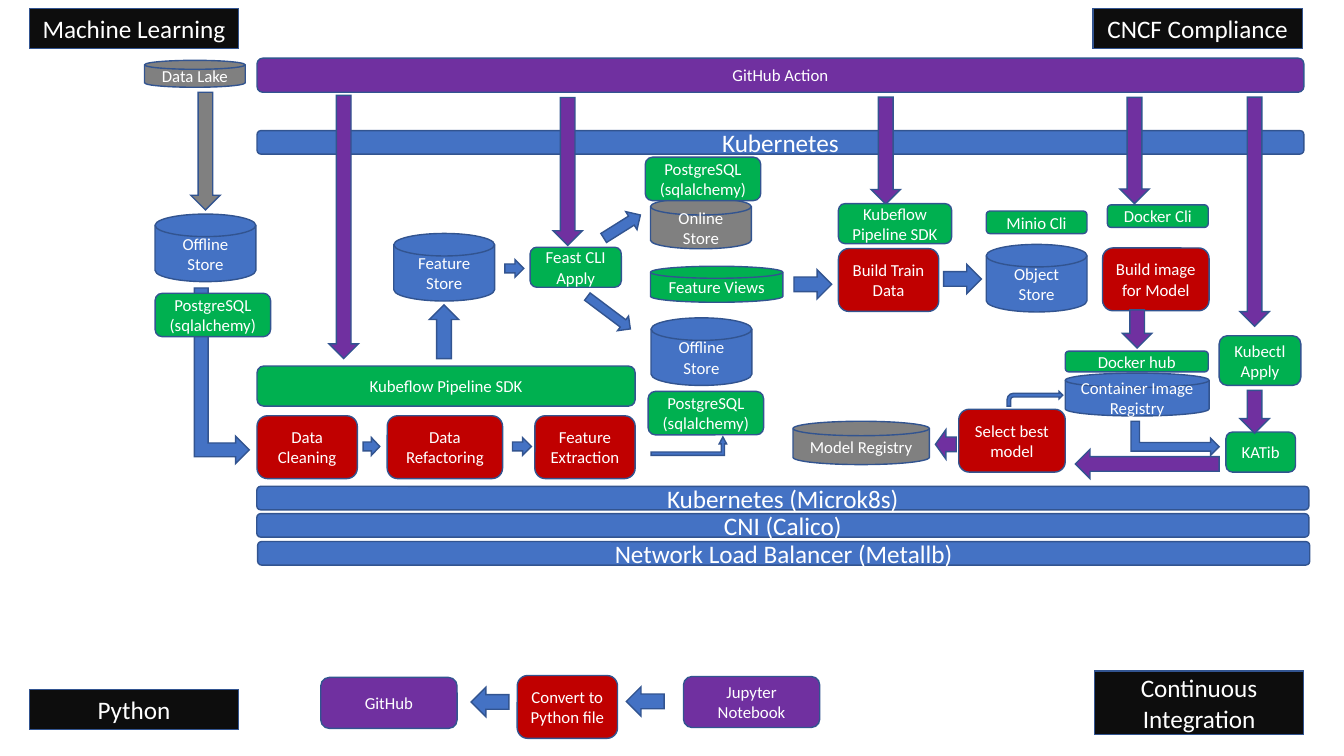
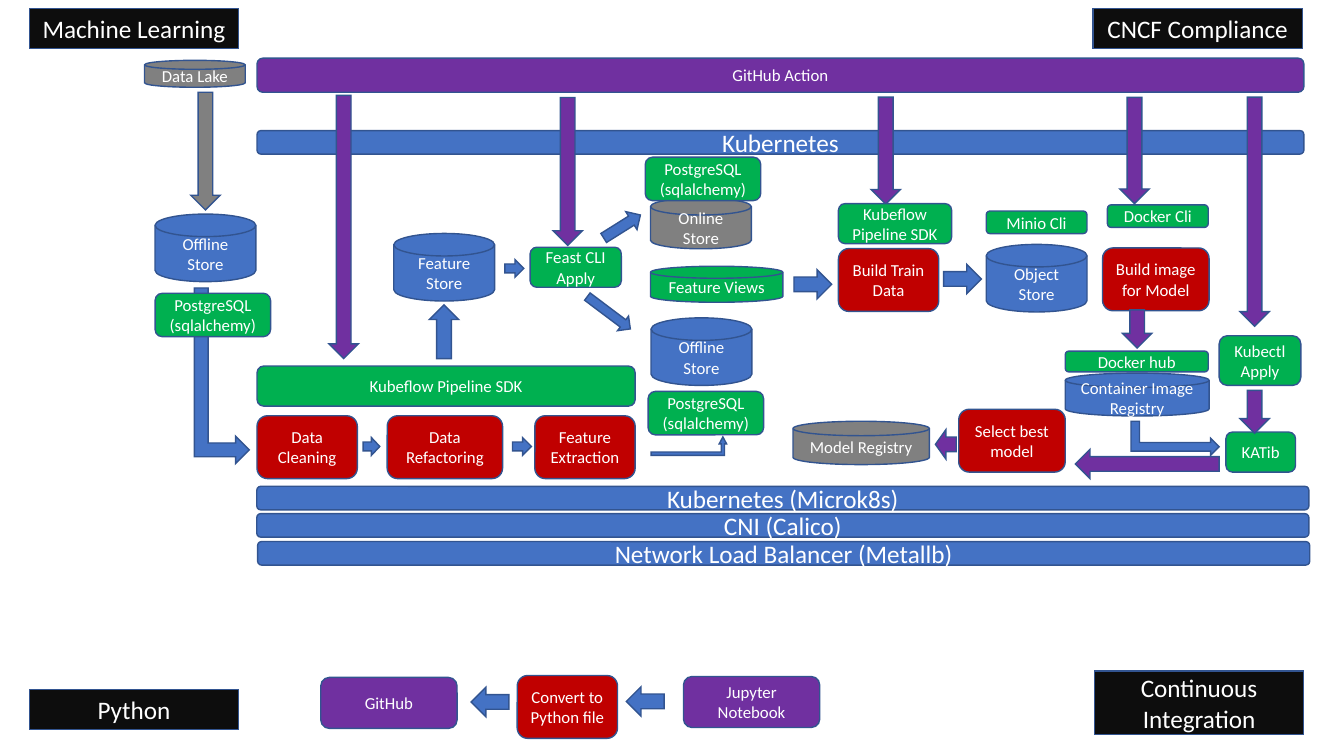
Before and after one commit to majinet/ml_workflow, a slide deck: slide 2 of Overall_Arch.pptx. Drawn at 1344x756 pixels with LibreOffice and Linux fonts; fonts in the diff are those of the drawing. Boxes give left, top, right and bottom in pixels: in the first picture for what was removed or moved away, otherwise in the second. Text is boxed around its words. In the diff, an @@ line names an element or a change of style, - is before the commit and + after.

```diff
--- a/Overall_Arch.pptx
+++ b/Overall_Arch.pptx
@@ bent arrow removed at (1007,391,1063,406) @@
```
Also in this commit, not shown: 2 other files.
